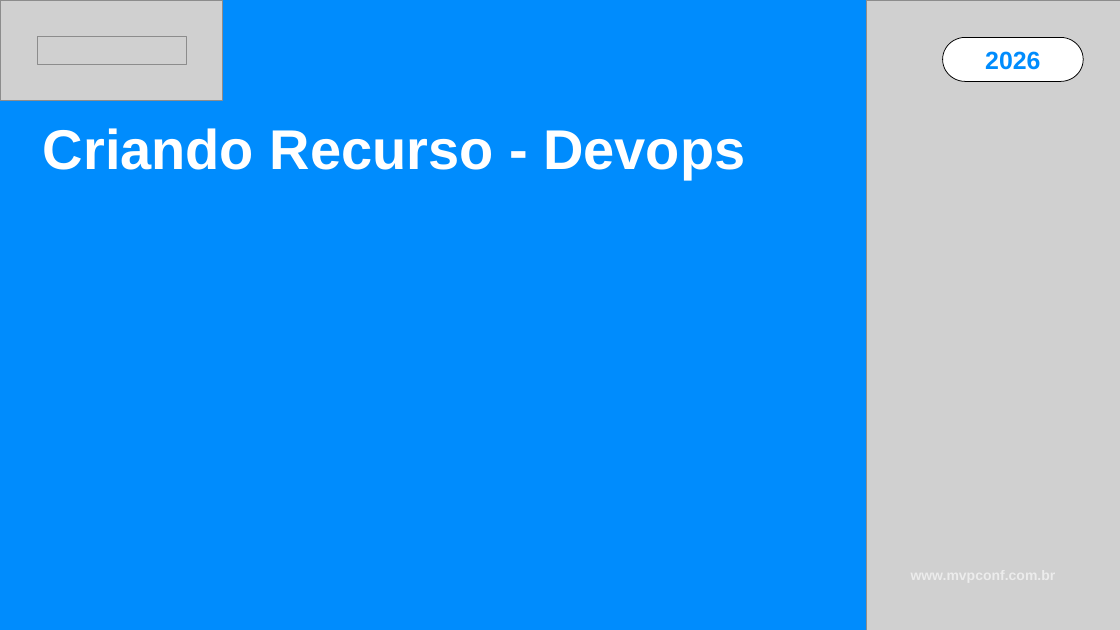
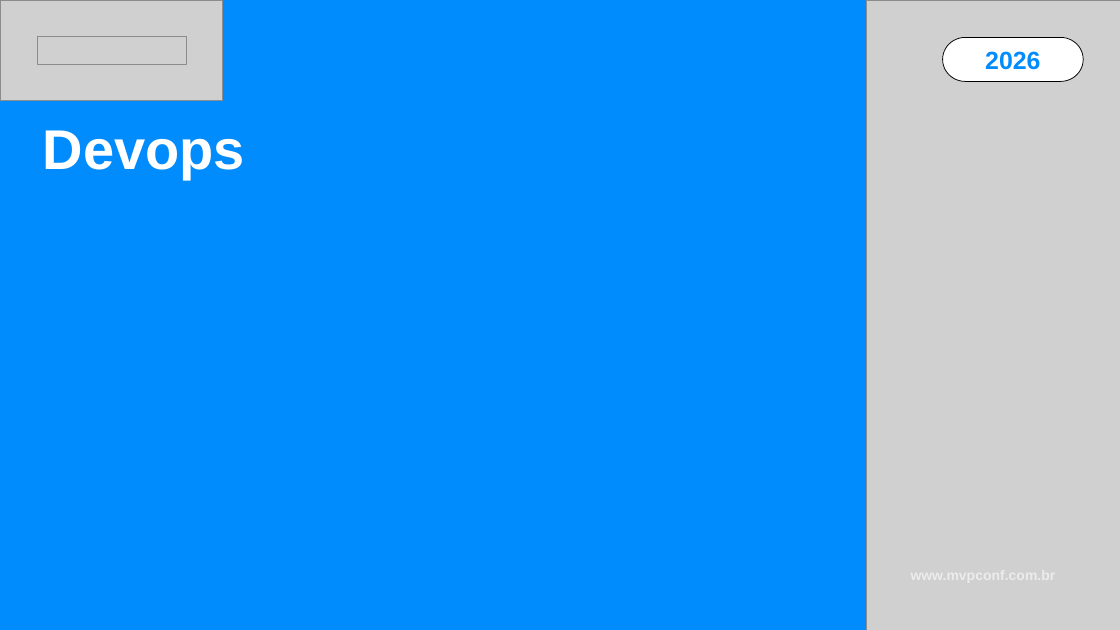
Before and after one commit to jpitapeva/keyvault_pipeline, a slide deck: slide 9 of Keyvault-MVPConf-2026.pptx (slide 10 before the commit). Drawn at 1120x630 pixels with LibreOffice and Linux fonts; fonts in the diff are those of the drawing; grey boxes stand for pictures. Boxes give left, top, right and bottom in pixels: in the first picture for what was removed or moved away, otherwise in the second. Text is boxed around its words. In the diff, an @@ line names an element or a change of style, - is before the commit and + after.

```diff
--- a/Keyvault-MVPConf-2026.pptx
+++ b/Keyvault-MVPConf-2026.pptx
@@ text at bbox=[43, 130, 245, 179]: text changed @@
-Criando Recurso - Devops
+Devops
```
Also in this commit, not shown: 6 other slides changed, 1 other file.
